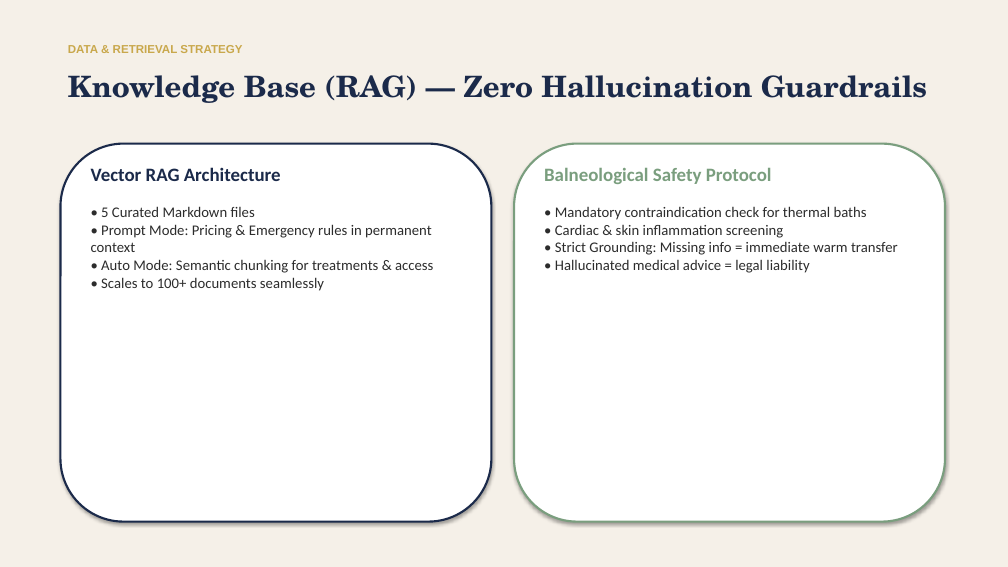
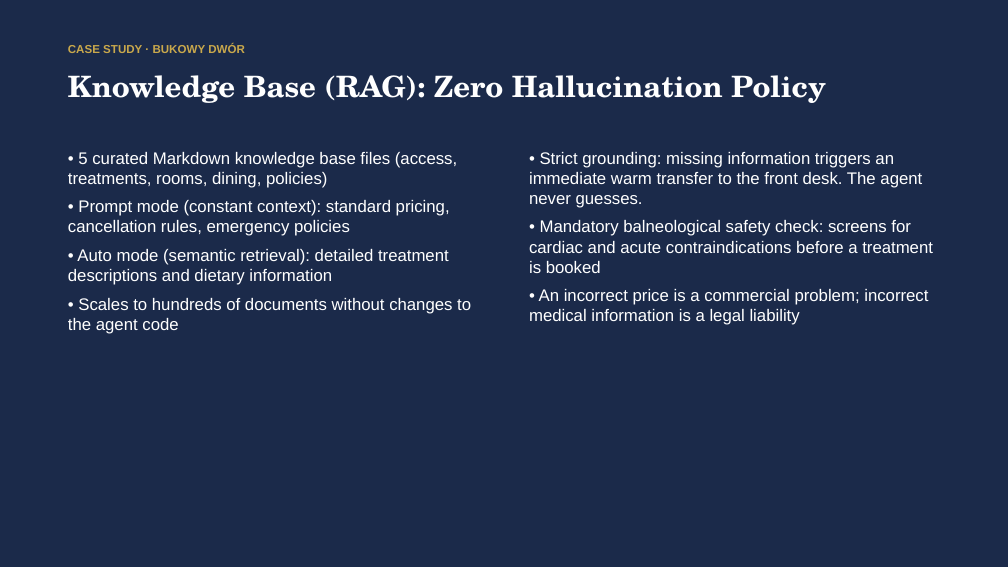
Before and after one commit to kpulka/Elevenlabs_SpaHotel_PoC, a slide deck: slide 6 of presentation/Bukowy_Dwor_Case_Study.pptx. Drawn at 1008x567 pixels with LibreOffice and Linux fonts; fonts in the diff are those of the drawing. Boxes give left, top, right and bottom in pixels: in the first picture for what was removed or moved away, otherwise in the second. Text is boxed around its words. In the diff, an @@ line names an element or a change of style, - is before the commit and + after.

```diff
--- a/presentation/Bukowy_Dwor_Case_Study.pptx
+++ b/presentation/Bukowy_Dwor_Case_Study.pptx
@@ rectangle at [0,0,1008,567]: fill #F5F0E8 to #1B2A4A @@
@@ text at [68,44,245,53]: text changed @@
-DATA & RETRIEVAL STRATEGY
+CASE STUDY · BUKOWY DWÓR
@@ text at [68,75,826,103]: text changed; text colour #1B2A4A to #FFFFFF @@
-Knowledge Base (RAG) — Zero Hallucination Guardrails
+Knowledge Base (RAG): Zero Hallucination Policy
@@ rounded rectangle removed at [60,144,492,522] @@
@@ rounded rectangle removed at [514,144,945,522] @@
@@ text at [68,152,471,334]: text changed; size 14 to 16 pt; font Calibri to Arial; text colour #2C2C2C to #FFFFFF @@
-Vector RAG Architecture
-• 5 Curated Markdown files
-• Prompt Mode: Pricing & Emergency rules in permanent context
-• Auto Mode: Semantic chunking for treatments & access
-• Scales to 100+ documents seamlessly
+• 5 curated Markdown knowledge base files (access, treatments, rooms, dining, policies)
+• Prompt mode (constant context): standard pricing, cancellation rules, emergency policies
+• Auto mode (semantic retrieval): detailed treatment descriptions and dietary information
+• Scales to hundreds of documents without changes to the agent code
@@ text at [529,152,933,325]: text changed; size 14 to 16 pt; font Calibri to Arial; text colour #2C2C2C to #FFFFFF @@
-Balneological Safety Protocol
-• Mandatory contraindication check for thermal baths
-• Cardiac & skin inflammation screening
-• Strict Grounding: Missing info = immediate warm transfer
-• Hallucinated medical advice = legal liability
+• Strict grounding: missing information triggers an immediate warm transfer to the front desk. The agent never guesses.
+• Mandatory balneological safety check: screens for cardiac and acute contraindications before a treatment is booked
+• An incorrect price is a commercial problem; incorrect medical information is a legal liability
```
Also in this commit, not shown: 7 other slides changed, 6 slides added, 6 slides removed, 11 other files.
